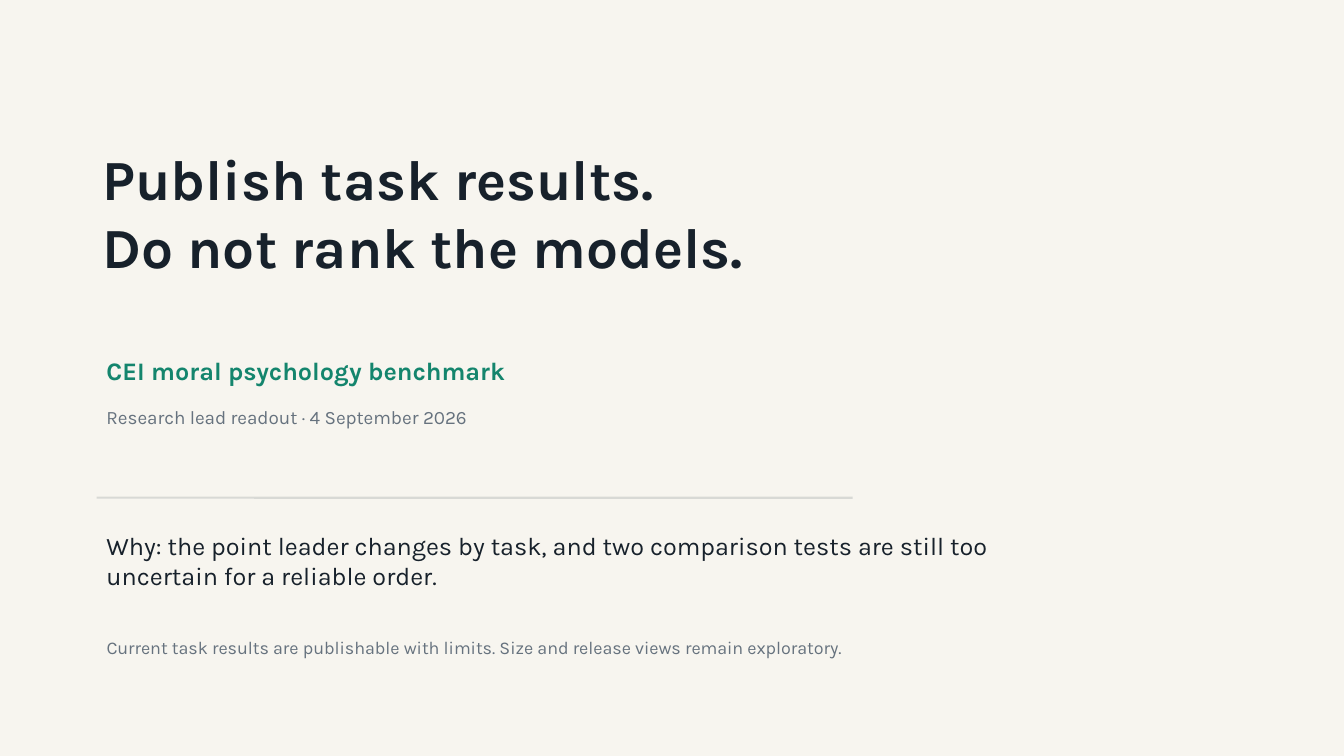
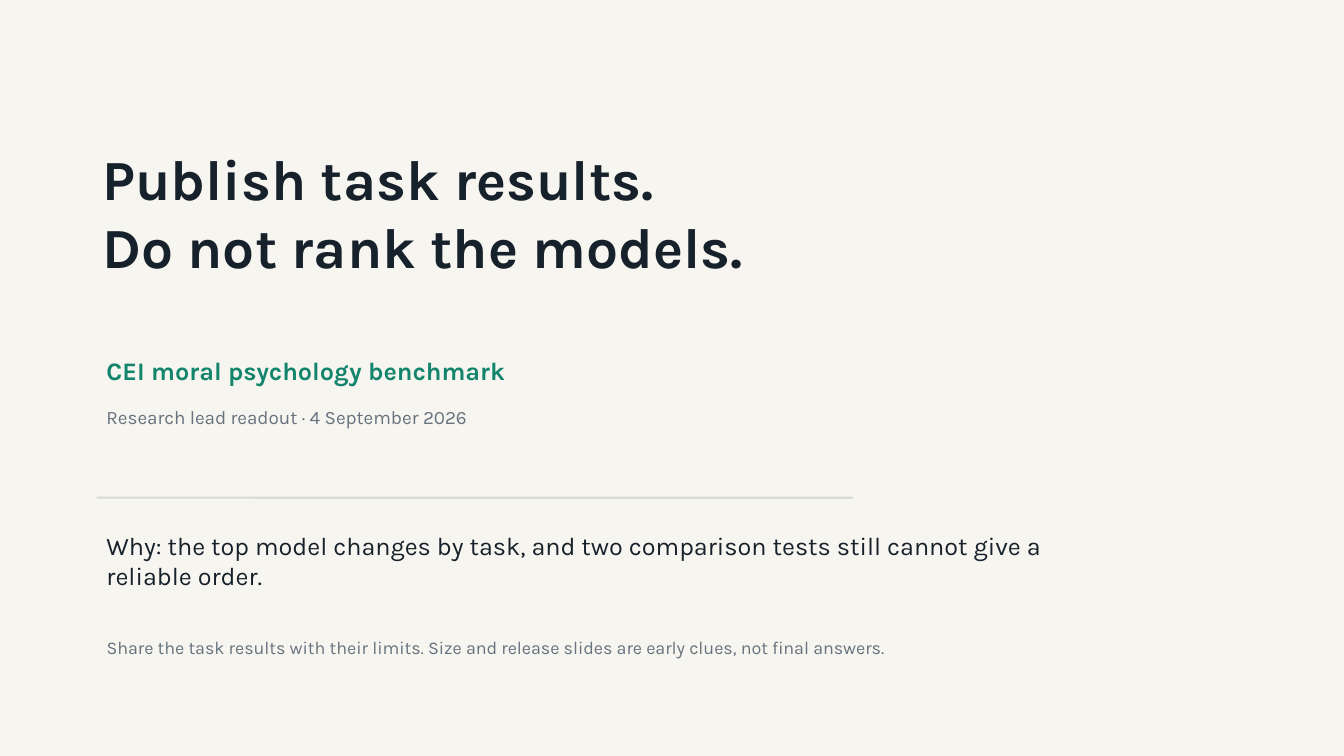
Before and after one commit to hanzhenzhujene/cei-moral-psychology-results-brief, a slide deck: slide 1 of slides/cei-moral-psychology-results-deck.pptx. Drawn at 1344x756 pixels with LibreOffice and Linux fonts; fonts in the diff are those of the drawing. Boxes give left, top, right and bottom in pixels: in the first picture for what was removed or moved away, otherwise in the second. Text is boxed around its words. In the diff, an @@ line names an element or a change of style, - is before the commit and + after.

Commit message:
Add low-context slide gallery and share exports

```diff
--- a/slides/cei-moral-psychology-results-deck.pptx
+++ b/slides/cei-moral-psychology-results-deck.pptx
@@ text at (106, 537, 1041, 586): text changed @@
-Why: the point leader changes by task, and two comparison tests are still too uncertain for a reliable order.
+Why: the top model changes by task, and two comparison tests still cannot give a reliable order.
@@ text at (107, 641, 884, 659): text changed @@
-Current task results are publishable with limits. Size and release views remain exploratory.
+Share the task results with their limits. Size and release slides are early clues, not final answers.
```
Also in this commit, not shown: 7 other slides changed, 16 other files.
